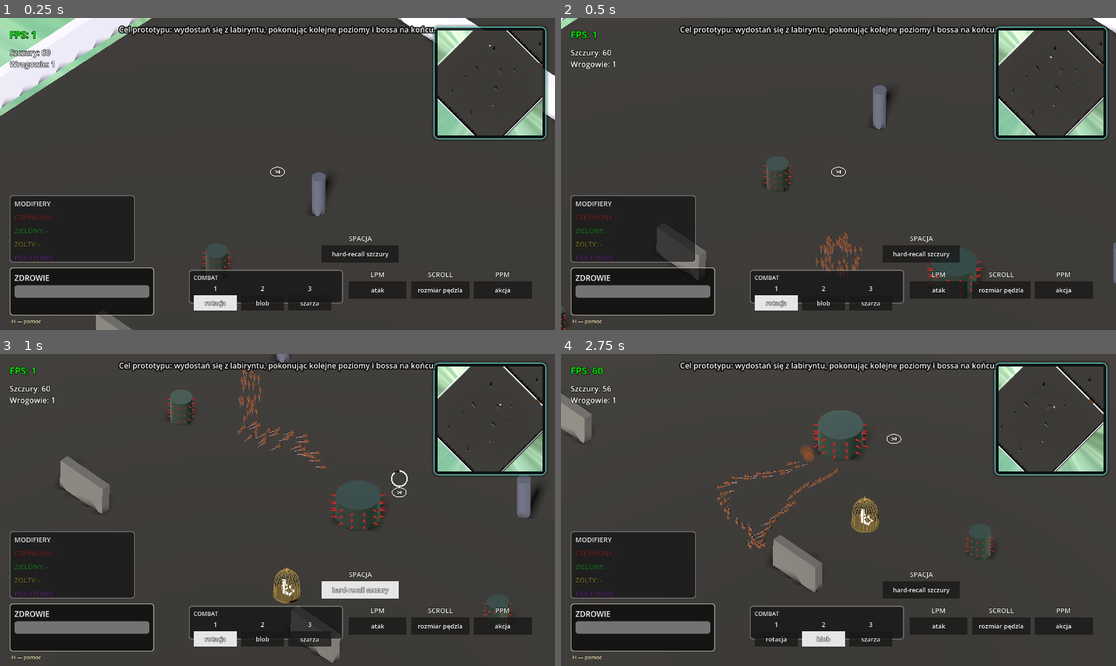
Above: before the commit, frames 1-4 (two rows, left to right).
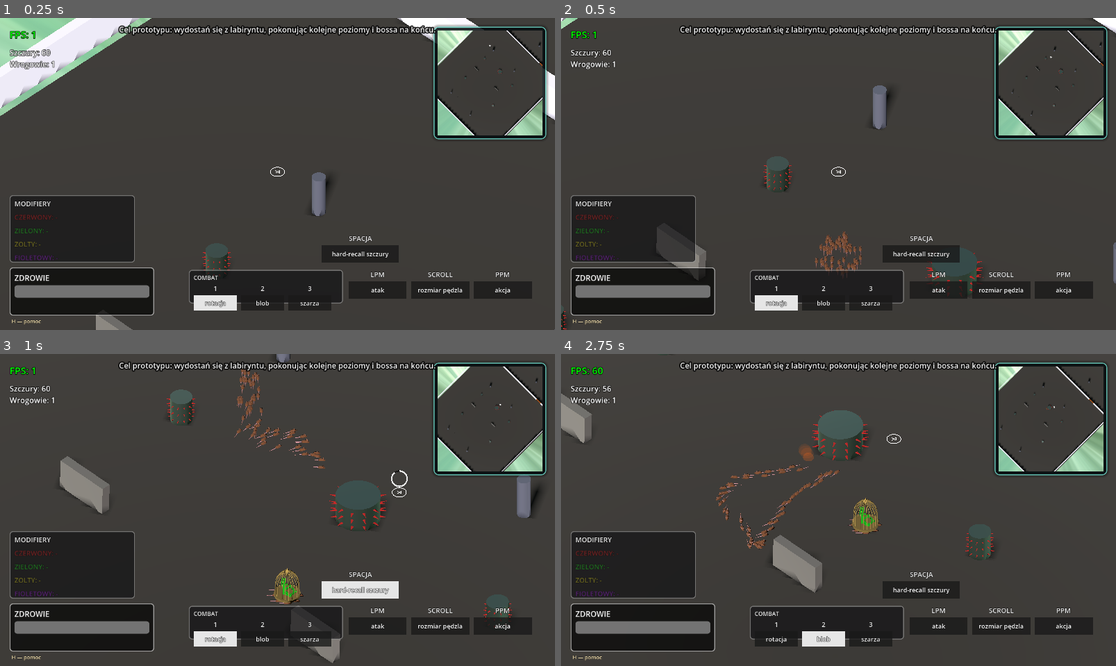
Above: after the commit, the same moments.

Repository: VirtuaIL/ZTGK-Prototyp
Game: Godot game, scene res://scenes/main.tscn
Same seed, same stepped clock (60 frames per second), same inputs: the game is played once before the commit and once after it.
Inputs (mouse positions are in pixels of both pictures, inside the frame that each line leads up to):
- Up to frame 1 (0.25 s): no input
- Up to frame 2 (0.5 s): no input
- Up to frame 3 (1 s): tap Enter at 0.5 s; move the mouse to (399, 494) at 0.52 s; hold D (move_right) from 0.53 s (still down); hold Space (recall_rats) from 0.53 s (still down); click (399, 494) at 0.67 s
- Up to frame 4 (2.75 s): release D (move_right) at 1.25 s; release Space (recall_rats) at 1.25 s; drag from (727, 525) to (810, 572) at 1.27 s; move the mouse to (894, 441) at 2.02 s; hold D (move_right) from 2.03 s (still down); tap 2 at 2.1 s

Frame 1 is identical in both runs. In frame 2, 0.3% of the frame differs, in the area x 45-55%, y 68-84%; in frame 3, 0.8%; in frame 4, 0.9%, in the area x 27-58%, y 30-63%.

Commit message:
model: adding second model for main character

Diff:
--- a/scenes/player.tscn
+++ b/scenes/player.tscn
@@ -3,7 +3,7 @@
 [ext_resource type="Script" uid="uid://c6vmn3rsh3cbm" path="res://scripts/player/player.gd" id="1_script"]
 [ext_resource type="Shader" uid="uid://3r67ixik4bsw" path="res://scenes/ui/vignette.gdshader" id="2_shader"]
 [ext_resource type="Script" uid="uid://b2eo0kavsjl4r" path="res://scripts/ui/minimap_overlay.gd" id="3_minimap_overlay"]
-[ext_resource type="PackedScene" uid="uid://bwu20hik6dpuh" path="res://resources/models/bard/character_v1.fbx" id="4_dqkch"]
+[ext_resource type="PackedScene" uid="uid://8qy0rmy6j6hs" path="res://resources/models/bard/character_v2/character_v1_1.fbx" id="4_dqkch"]
 
 [sub_resource type="StandardMaterial3D" id="StandardMaterial3D_1"]
 albedo_color = Color(0.2, 0.7, 0.3, 1)
@@ -163,4 +163,4 @@
 mouse_filter = 2
 script = ExtResource("3_minimap_overlay")
 
-[node name="character_v1" parent="." unique_id=1388833923 instance=ExtResource("4_dqkch")]
+[node name="character_v1_1" parent="." unique_id=587752233 instance=ExtResource("4_dqkch")]
Renamed: resources/models/bard/character_v1.fbx -> resources/models/bard/character_v1/character_v1.fbx
Not shown, added: resources/models/bard/character_v1/character_v1.fbx.import
Renamed: resources/models/bard/character_v1_0.png -> resources/models/bard/character_v1/character_v1_0.png
Not shown, added: resources/models/bard/character_v1/character_v1_0.png.import
Binary file added: resources/models/bard/character_v2/character_v1_1.fbx
Not shown, changed: resources/models/bard/character_v2/character_v1_1.fbx.import
Binary file added: resources/models/bard/character_v2/character_v1_1_0.png
Not shown, changed: resources/models/bard/character_v2/character_v1_1_0.png.import
Binary file added: resources/models/bard/character_v2/character_v1_1_1.png
Not shown, added: resources/models/bard/character_v2/character_v1_1_1.png.import
Binary file added: resources/models/bard/character_v2/character_v1_1_2.png
Not shown, added: resources/models/bard/character_v2/character_v1_1_2.png.import
